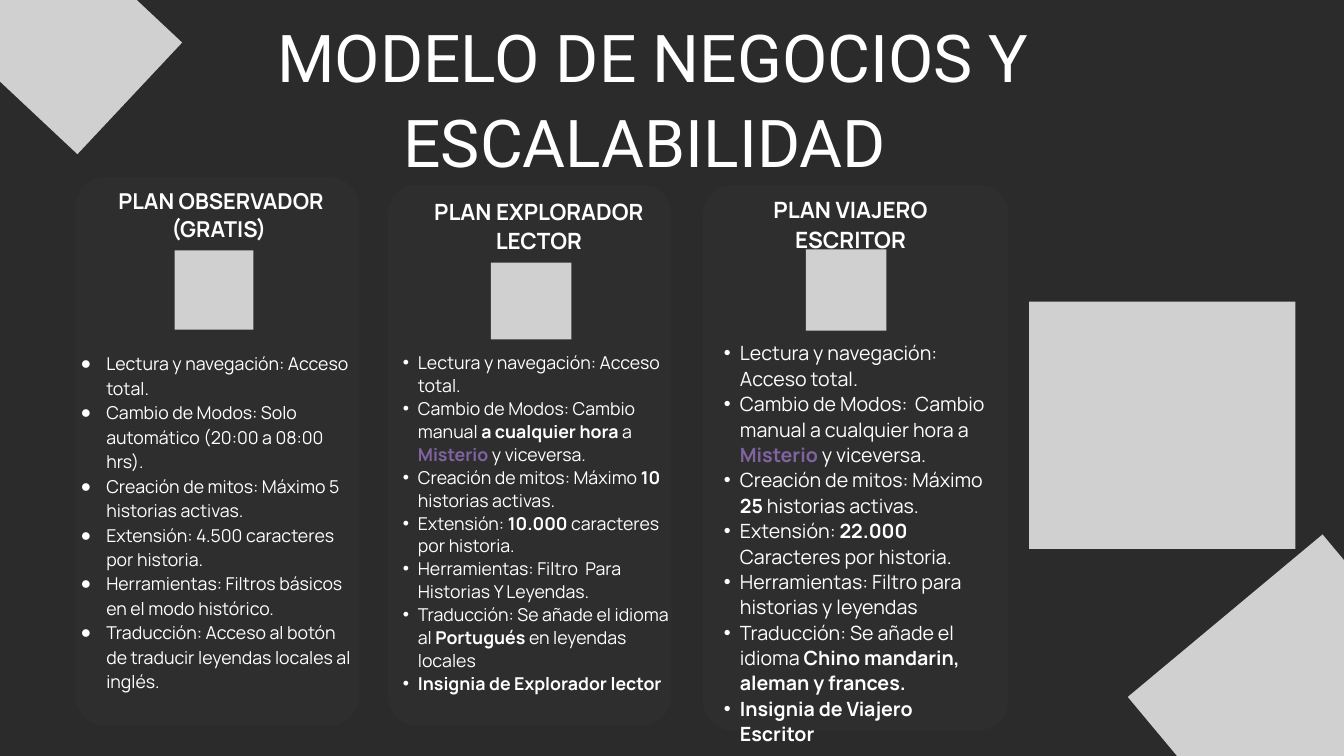
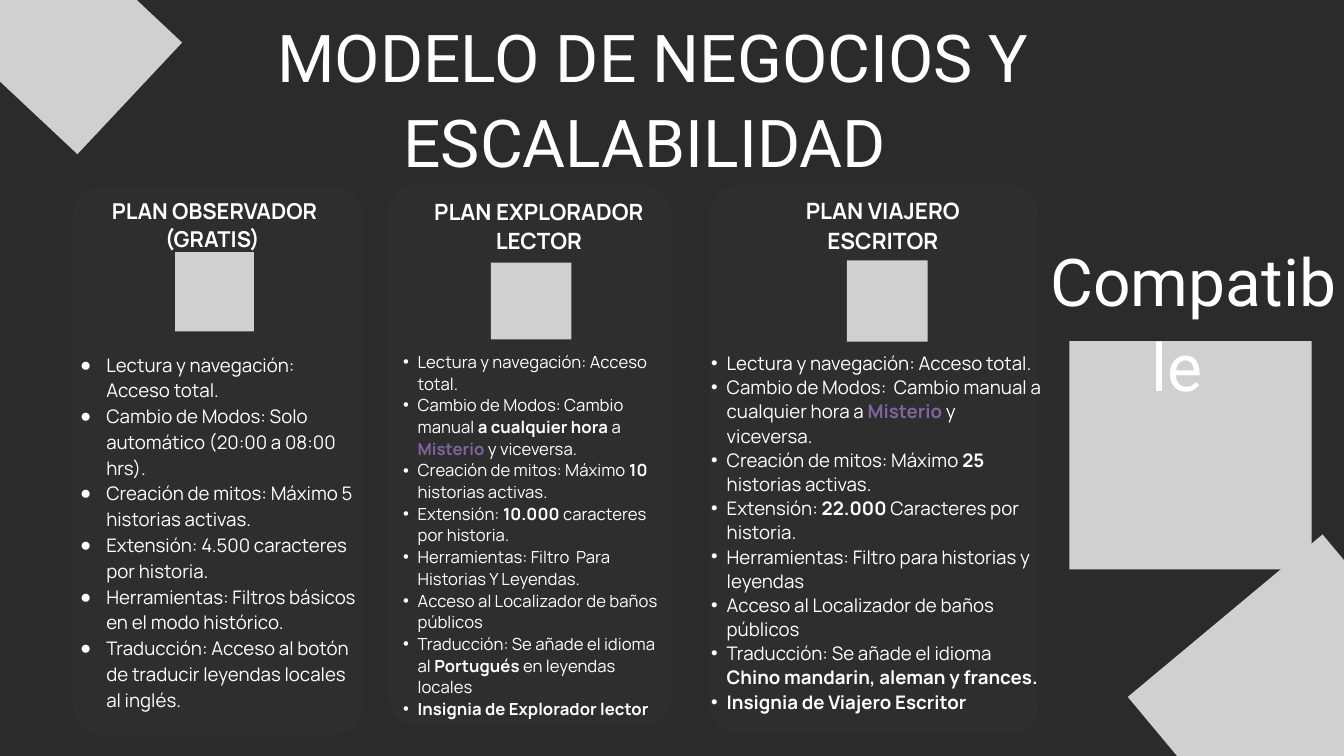
Before and after one commit to MarquitosCea/Proyecto_Capstone, a slide deck: slide 9 of Fase 2/Evidencias Proyecto/Presentación Proyecto.pptx. Drawn at 1344x756 pixels with LibreOffice and Linux fonts; fonts in the diff are those of the drawing; grey boxes stand for pictures; background and template pictures are left out; a plain dark background stands for a picture behind light text. Boxes give left, top, right and bottom in pixels: in the first picture for what was removed or moved away, otherwise in the second. Text is boxed around its words. In the diff, an @@ line names an element or a change of style, - is before the commit and + after.

```diff
--- a/Fase 2/Evidencias Proyecto/Presentación Proyecto.pptx
+++ b/Fase 2/Evidencias Proyecto/Presentación Proyecto.pptx
@@ freeform shape: place and size @@
-freeform shape at (75,177,359,726)
+freeform shape at (73,187,363,735)
@@ text "PLAN OBSERVADOR": place and size @@
-text "PLAN OBSERVADOR" at (118,193,324,241)
+text "PLAN OBSERVADOR" at (112,203,317,253)
@@ freeform shape: place and size @@
-freeform shape at (703,185,1009,730)
+freeform shape at (710,185,1038,734)
@@ text "PLAN VIAJERO ESCRITOR" rewrapped from (773,201,928,254) to (806,202,960,250) @@
@@ text added at (1043,235,1344,315), 70.6 pt, text #FFFFFF @@
+Compatible
@@ picture at (175,252,254,331): outline redrawn @@
@@ picture: place and size @@
-picture at (806,249,886,331)
+picture at (847,261,927,342)
@@ text "Lectura y navegación: Acceso total." at (106,357,355,712): size 19 to 20 pt; indent changed @@
@@ text at (418,355,655,720): size 18.9 to 17.9 pt in "Lectura y navegación: Acceso total.", "Cambio de Modos: Cambio manual a cualquier ...", "Creación de mitos: Máximo 10 historias activas.", "Extensión: 10.000 caracteres por historia." and 3 more places @@
@@ text "Lectura y navegación: Acceso total.": place and size @@
-text "Lectura y navegación: Acceso total." at (740,344,984,721)
+text "Lectura y navegación: Acceso total." at (727,355,1041,714)
@@ text at (727,355,1041,714): size 21 to 20 pt in "Lectura y navegación: Acceso total.", "Cambio de Modos: Cambio manual a cualquier ...", "Creación de mitos: Máximo 25 historias activas.", "Extensión: 22.000 Caracteres por historia." and 3 more places; indent changed @@
@@ picture: place and size @@
-picture at (1029,302,1295,549)
+picture at (1070,341,1312,569)
@@ text at (418,594,657,632): paragraph added @@
+  • Acceso al Localizador de baños públicos
@@ text at (727,598,994,641): paragraph added @@
+  • Acceso al Localizador de baños públicos
```
Also in this commit, not shown: 4 other slides changed, 1 slide added, 1 slide removed, 45 other files.
